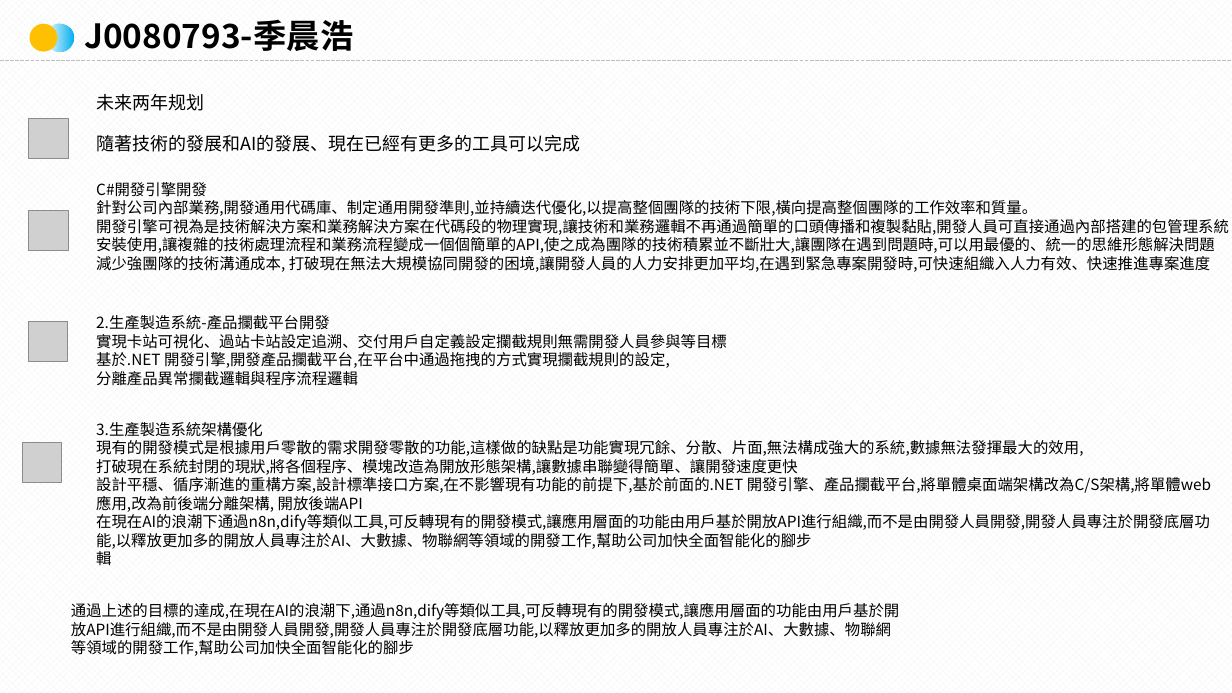
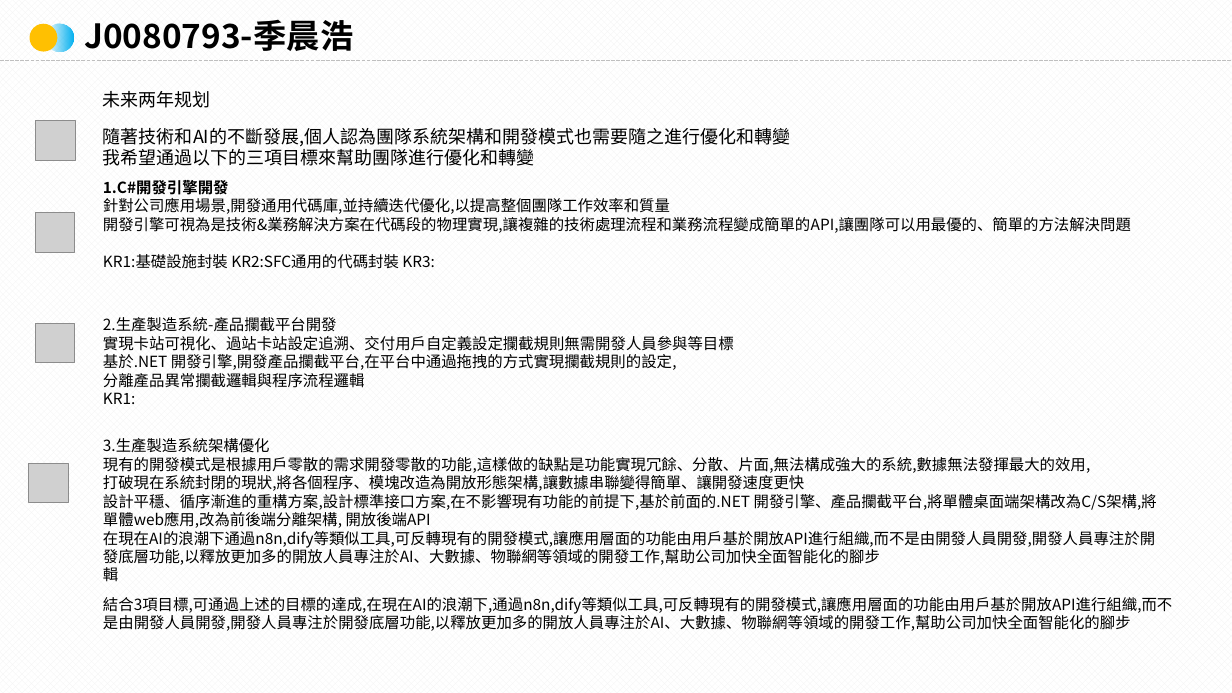
Before and after one commit to NoBug4Ever/work_files, a slide deck: slide 5 of J0080793.pptx. Drawn at 1232x693 pixels with LibreOffice and Linux fonts; fonts in the diff are those of the drawing; grey boxes stand for pictures; background and template pictures are left out. Boxes give left, top, right and bottom in pixels: in the first picture for what was removed or moved away, otherwise in the second. Text is boxed around its words. In the diff, an @@ line names an element or a change of style, - is before the commit and + after.

```diff
--- a/J0080793.pptx
+++ b/J0080793.pptx
@@ text "未来两年规划": place and size @@
-text "未来两年规划" at [96,94,204,111]
+text "未来两年规划" at [103,91,211,108]
@@ 3 pictures: place and size @@
-3 pictures at [29,119,68,361]
+3 pictures at [35,121,76,363]
@@ text at [103,128,790,166]: text changed @@
-隨著技術的發展和AI的發展、現在已經有更多的工具可以完成
+隨著技術和AI的不斷發展,個人認為團隊系統架構和開發模式也需要隨之進行優化和轉變
+我希望通過以下的三項目標來幫助團隊進行優化和轉變
@@ text at [103,180,1131,269]: text changed @@
-C#開發引擎開發
-針對公司內部業務,開發通用代碼庫、制定通用開發準則,並持續迭代優化,以提高整個團隊的技術下限,橫向提高整個團隊的工作效率和質量。
-開發引擎可視為是技術解決方案和業務解決方案在代碼段的物理實現,讓技術和業務邏輯不再通過簡單的口頭傳播和複製黏貼,開發人員可直接通過內部搭建的包管理系統安裝使用,讓複雜的技術處理流程和業務流程變成一個個簡單的API,使之成為團隊的技術積累並不斷壯大,讓團隊在遇到問題時,可以用最優的、統一的思維形態解決問題
-減少強團隊的技術溝通成本, 打破現在無法大規模協同開發的困境,讓開發人員的人力安排更加平均,在遇到緊急專案開發時,可快速組織入人力有效、快速推進專案進度
+1.C#開發引擎開發
+針對公司應用場景,開發通用代碼庫,並持續迭代優化,以提高整個團隊工作效率和質量
+開發引擎可視為是技術&業務解決方案在代碼段的物理實現,讓複雜的技術處理流程和業務流程變成簡單的API,讓團隊可以用最優的、簡單的方法解決問題
+KR1:基礎設施封裝 KR2:SFC通用的代碼封裝 KR3:
@@ text "2.生產製造系統-產品攔截平台開發": place and size @@
-text "2.生產製造系統-產品攔截平台開發" at [96,315,727,386]
+text "2.生產製造系統-產品攔截平台開發" at [103,317,734,404]
@@ text at [103,392,136,404]: paragraph added @@
+KR1:
@@ text "3.生產製造系統架構優化" rewrapped from [96,422,1211,565] to [103,438,1157,581] @@
@@ picture: place and size @@
-picture at [22,443,62,482]
+picture at [29,463,68,503]
@@ text at [103,597,1172,631]: text changed @@
-通過上述的目標的達成,在現在AI的浪潮下,通過n8n,dify等類似工具,可反轉現有的開發模式,讓應用層面的功能由用戶基於開放API進行組織,而不是由開發人員開發,開發人員專注於開發底層功能,以釋放更加多的開放人員專注於AI、大數據、物聯網等領域的開發工作,幫助公司加快全面智能化的腳步
+結合3項目標,可通過上述的目標的達成,在現在AI的浪潮下,通過n8n,dify等類似工具,可反轉現有的開發模式,讓應用層面的功能由用戶基於開放API進行組織,而不是由開發人員開發,開發人員專注於開發底層功能,以釋放更加多的開放人員專注於AI、大數據、物聯網等領域的開發工作,幫助公司加快全面智能化的腳步
```
Also in this commit, not shown: 3 other slides changed, 1 slide added, 1 other file.
